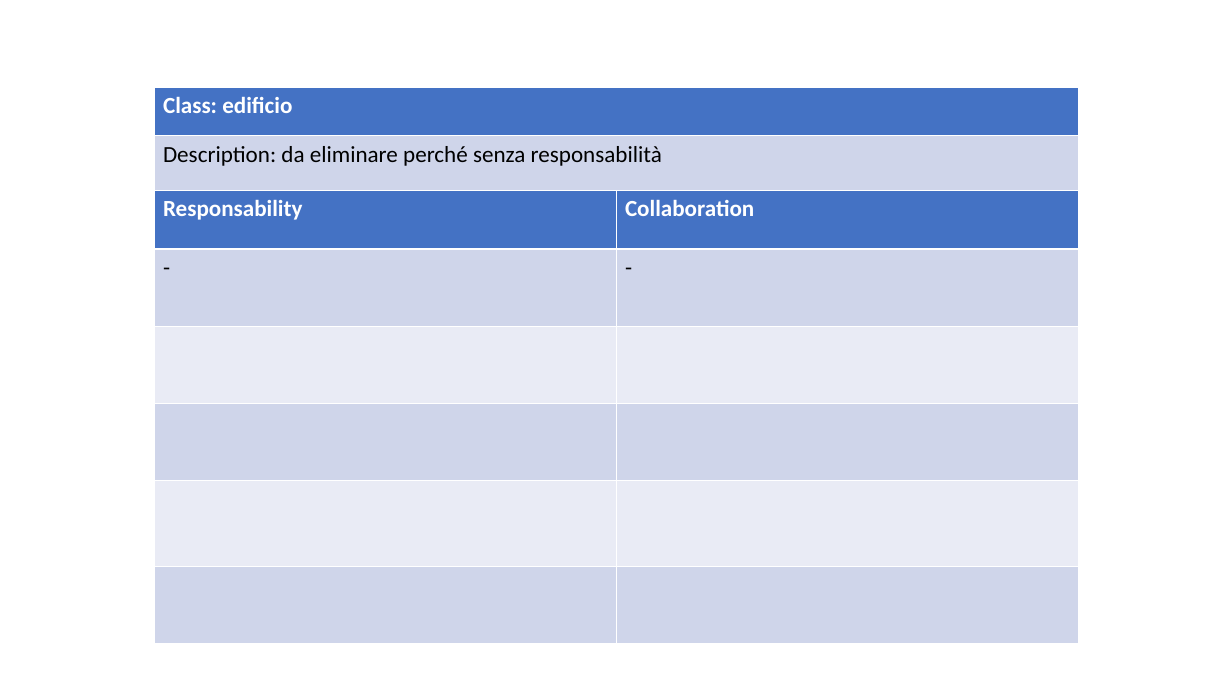
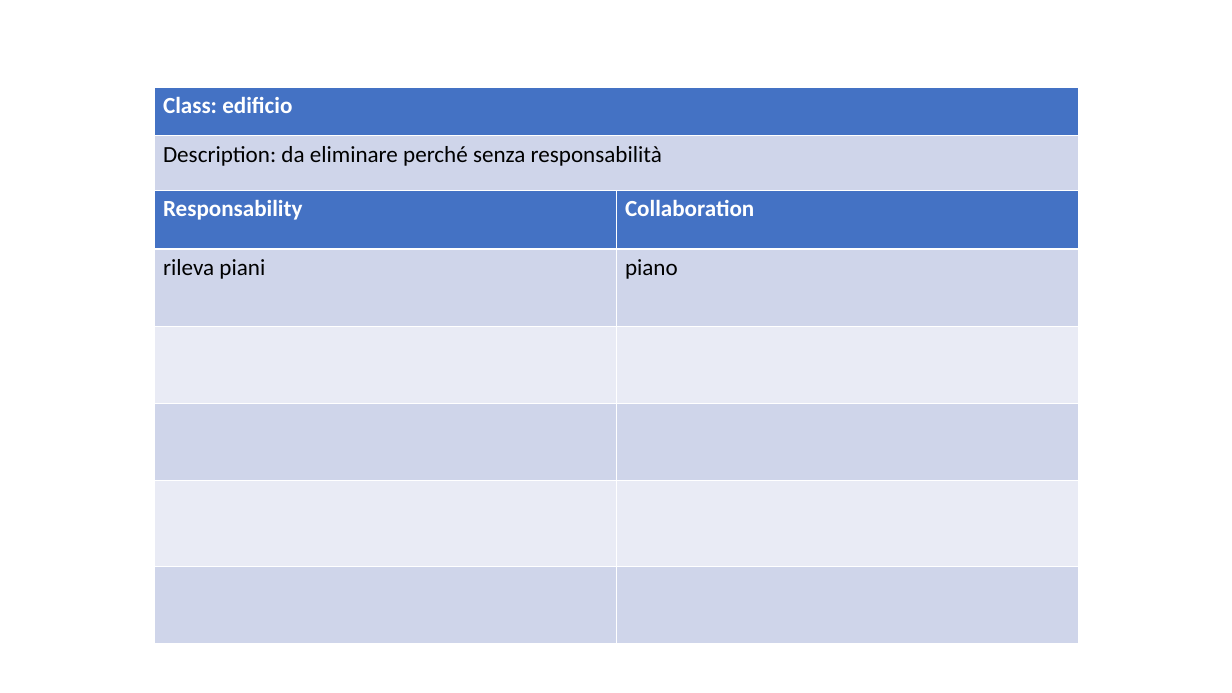
Before and after one commit to ecorradini/ProgettoIDS, a slide deck: slide 2 of AnalisiRequisiti/CRC/UT2/ClassiDiAnalisiUT2.ppt. Drawn at 1232x693 pixels with LibreOffice and Linux fonts; fonts in the diff are those of the drawing. Boxes give left, top, right and bottom in pixels: in the first picture for what was removed or moved away, otherwise in the second. Text is boxed around its words. In the diff, an @@ line names an element or a change of style, - is before the commit and + after.

```diff
--- a/AnalisiRequisiti/CRC/UT2/ClassiDiAnalisiUT2.ppt
+++ b/AnalisiRequisiti/CRC/UT2/ClassiDiAnalisiUT2.ppt
@@ table at (154,189,1078,643) @@
-row 2, column 1: -
+row 2, column 1: rileva piani
-row 2, column 2: -
+row 2, column 2: piano
```
Also in this commit, not shown: 5 other slides changed, 2 slides added, 1 slide removed, 1 other file.
